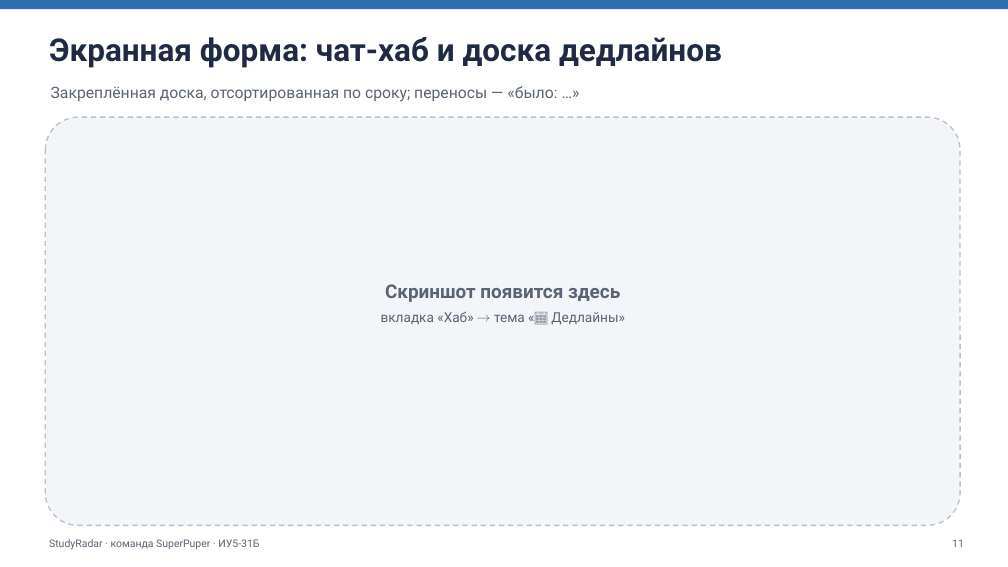
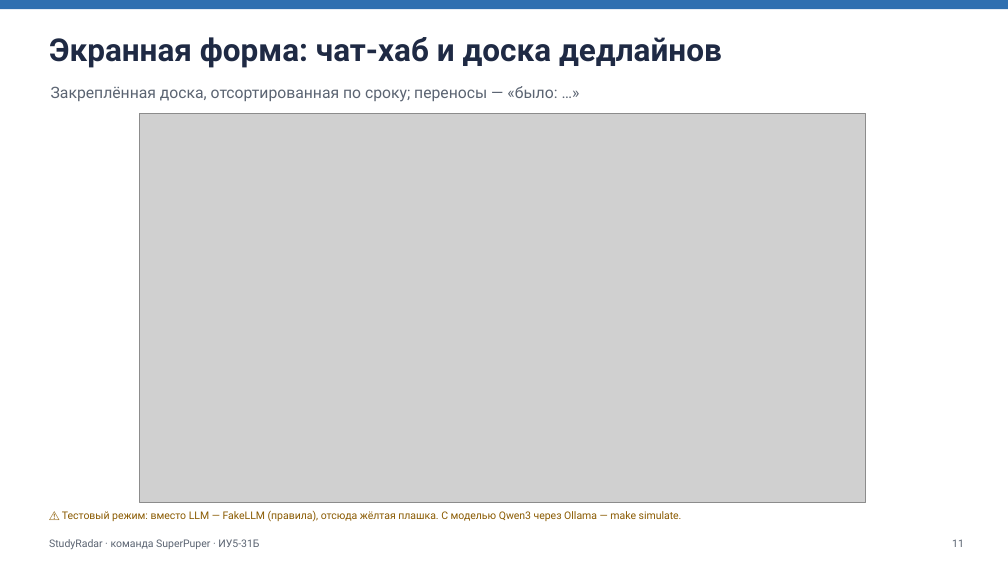
Before and after one commit to winlast/TG_Agent_champ, a slide deck: slide 11 of docs/StudyRadar_presentation.pptx. Drawn at 1008x567 pixels with LibreOffice and Linux fonts; fonts in the diff are those of the drawing; grey boxes stand for pictures. Boxes give left, top, right and bottom in pixels: in the first picture for what was removed or moved away, otherwise in the second. Text is boxed around its words. In the diff, an @@ line names an element or a change of style, - is before the commit and + after.

Commit message:
Презентация со скриншотами, статус проекта, безопасные настройки для Claude Code, keep_alive 5m

```diff
--- a/docs/StudyRadar_presentation.pptx
+++ b/docs/StudyRadar_presentation.pptx
@@ rounded rectangle removed at [45,117,960,526] @@
@@ picture added at [140,113,866,503] @@
@@ text removed at [381,284,625,325] @@
-Скриншот появится здесь
-вкладка «Хаб» → тема «📅 Дедлайны»
@@ text added at [62,511,682,521], 10 pt, text #8A5A00 @@
+⚠ Тестовый режим: вместо LLM — FakeLLM (правила), отсюда жёлтая плашка. С моделью Qwen3 через Ollama — make simulate.
```
Also in this commit, not shown: 8 other slides changed, 20 other files.
